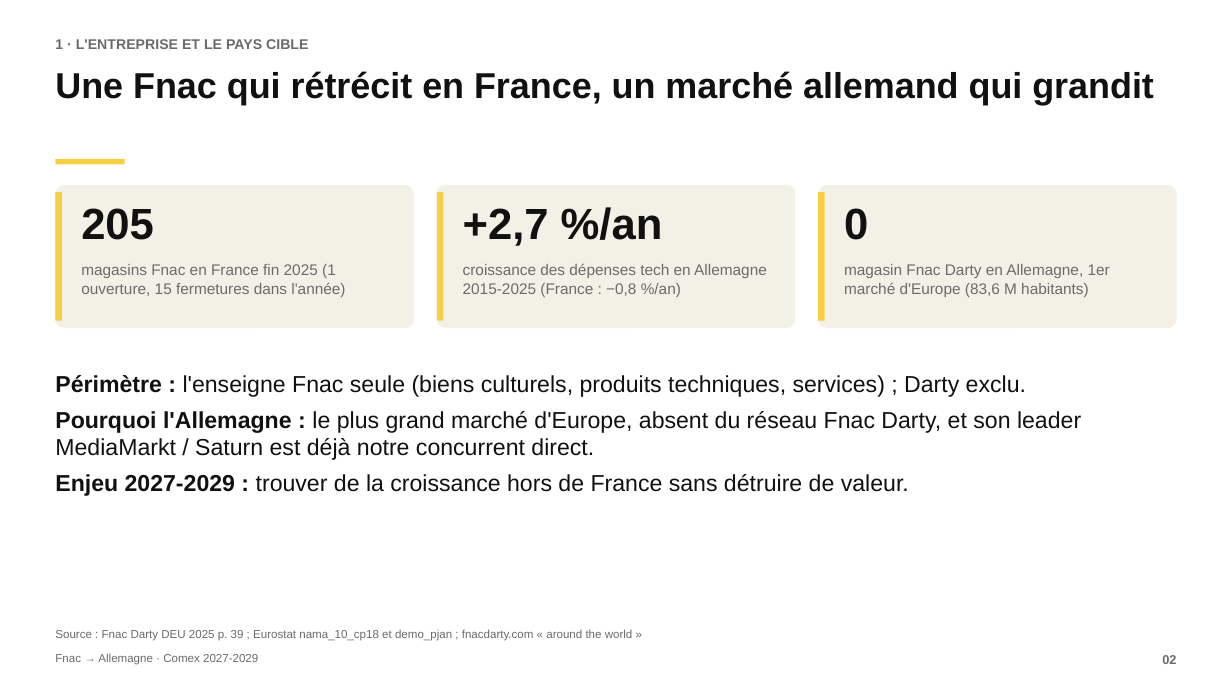
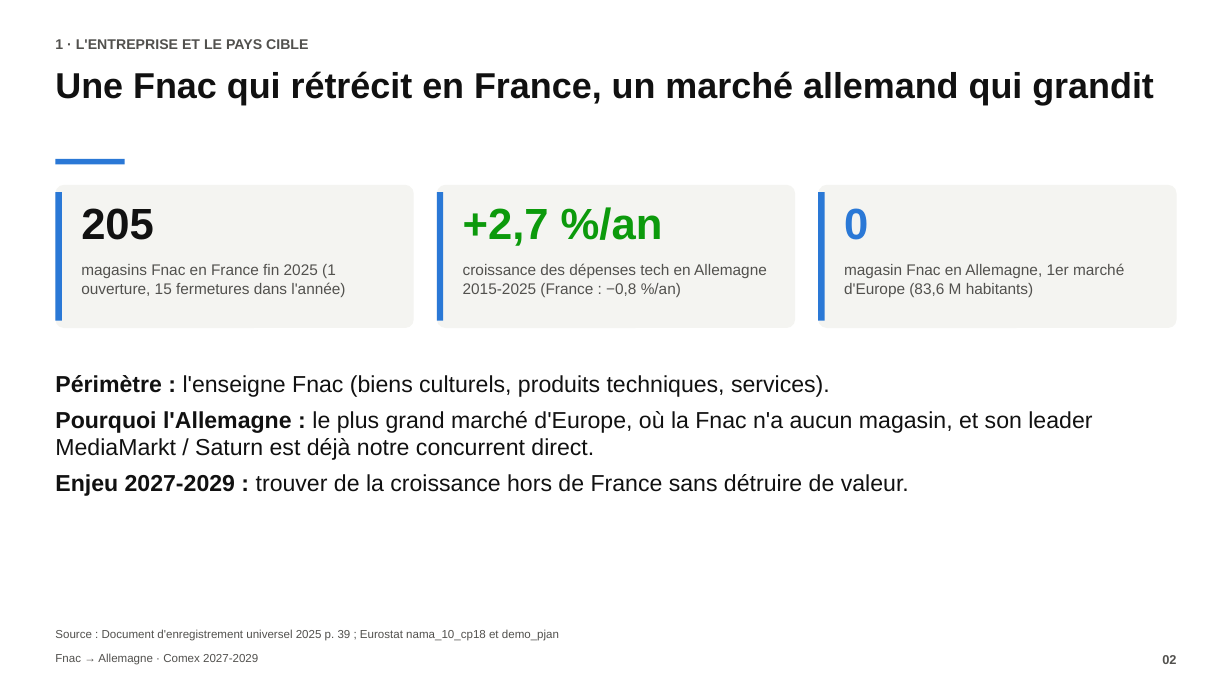
Before and after one commit to romane13long-source/fnac-expansion-allemagne, a slide deck: slide 2 of docs/Comex_Fnac_Allemagne.pptx. Drawn at 1232x693 pixels with LibreOffice and Linux fonts; fonts in the diff are those of the drawing. Boxes give left, top, right and bottom in pixels: in the first picture for what was removed or moved away, otherwise in the second. Text is boxed around its words. In the diff, an @@ line names an element or a change of style, - is before the commit and + after.

```diff
--- a/docs/Comex_Fnac_Allemagne.pptx
+++ b/docs/Comex_Fnac_Allemagne.pptx
@@ text "+2,7 %/an" at (x1=463, y1=207, x2=663, y2=246): text colour #111111 to #0C9A0C @@
@@ fill #F6CF45 to #2A78D6 in 4 elements at (x1=55, y1=159, x2=125, y2=165), (x1=55, y1=192, x2=62, y2=321), (x1=437, y1=192, x2=444, y2=321), (x1=819, y1=192, x2=825, y2=321) @@
@@ fill #F3F0E6 to #F4F4F1 in 3 elements at (x1=55, y1=185, x2=414, y2=328), (x1=437, y1=185, x2=796, y2=328), (x1=819, y1=185, x2=1177, y2=328) @@
@@ text "0" at (x1=844, y1=208, x2=868, y2=240): text colour #111111 to #2A78D6 @@
@@ text colour #6B6B6B to #52514E in 5 elements at (x1=55, y1=39, x2=308, y2=49), (x1=55, y1=654, x2=258, y2=665), (x1=1162, y1=655, x2=1176, y2=664), (x1=81, y1=264, x2=345, y2=297), (x1=463, y1=263, x2=767, y2=297) @@
@@ text at (x1=844, y1=263, x2=1124, y2=297): text changed; text colour #6B6B6B to #52514E @@
-magasin Fnac Darty en Allemagne, 1er marché d'Europe (83,6 M habitants)
+magasin Fnac en Allemagne, 1er marché d'Europe (83,6 M habitants)
@@ text at (x1=55, y1=375, x2=1092, y2=460): text changed @@
-Périmètre : l'enseigne Fnac seule (biens culturels, produits techniques, services) ; Darty exclu.
-Pourquoi l'Allemagne : le plus grand marché d'Europe, absent du réseau Fnac Darty, et son leader MediaMarkt / Saturn est déjà notre concurrent direct.
+Périmètre : l'enseigne Fnac (biens culturels, produits techniques, services).
+Pourquoi l'Allemagne : le plus grand marché d'Europe, où la Fnac n'a aucun magasin, et son leader MediaMarkt / Saturn est déjà notre concurrent direct.
@@ text at (x1=55, y1=629, x2=559, y2=641): text changed; text colour #6B6B6B to #52514E @@
-Source : Fnac Darty DEU 2025 p. 39 ; Eurostat nama_10_cp18 et demo_pjan ; fnacdarty.com « around the world »
+Source : Document d'enregistrement universel 2025 p. 39 ; Eurostat nama_10_cp18 et demo_pjan
```
Also in this commit, not shown: 11 other slides changed, 6 other files.
